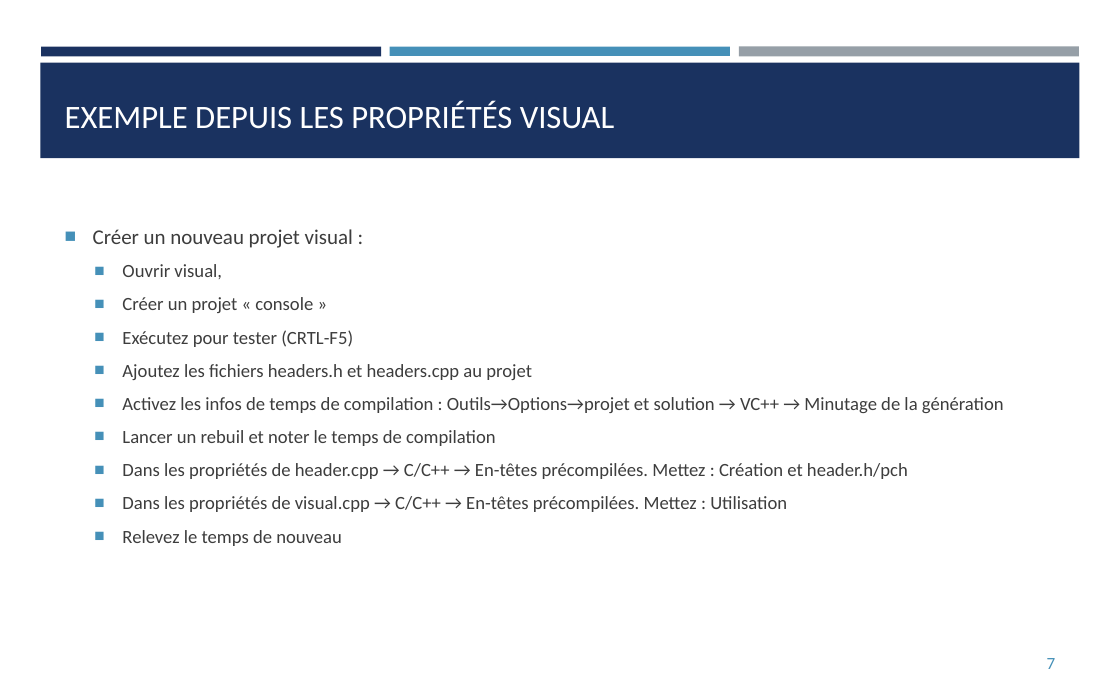
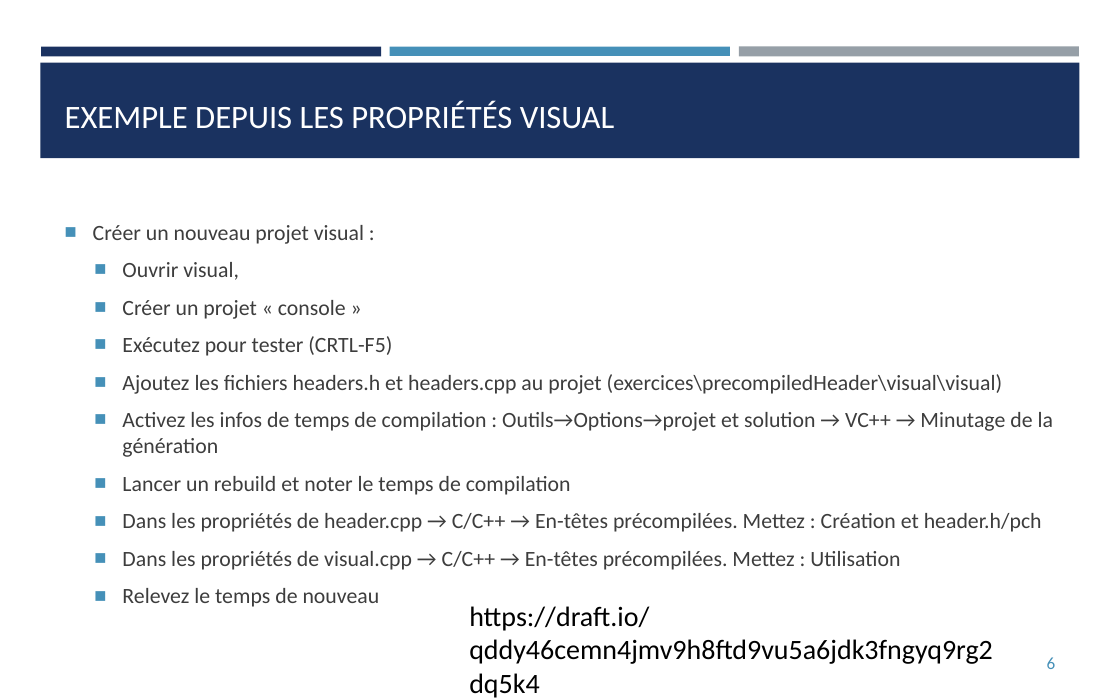
Before and after one commit to franckginguene/cpp_scalian, a slide deck: slide 6 of diapos/CPP_aprem.pptx (slide 7 before the commit). Drawn at 1120x700 pixels with LibreOffice and Linux fonts; fonts in the diff are those of the drawing. Boxes give left, top, right and bottom in pixels: in the first picture for what was removed or moved away, otherwise in the second. Text is boxed around its words. In the diff, an @@ line names an element or a change of style, - is before the commit and + after.

```diff
--- a/diapos/CPP_aprem.pptx
+++ b/diapos/CPP_aprem.pptx
@@ text at (93, 225, 1053, 607): size 13.5 to 14 pt in "Créer un nouveau projet visual :"; size 12 to 14 pt in "Ouvrir visual,", "Créer un projet « console »", "Exécutez pour tester (CRTL-F5)", "Activez les infos de temps de compilation ..." and 3 more places @@
@@ text at (122, 374, 1003, 394): text changed; size 12 to 14 pt @@
-  ■ Ajoutez les fichiers headers.h et headers.cpp au projet
+  ■ Ajoutez les fichiers headers.h et headers.cpp au projet (exercices\precompiledHeader\visual\visual)
@@ text at (122, 476, 571, 495): text changed; size 12 to 14 pt @@
-  ■ Lancer un rebuil et noter le temps de compilation
+  ■ Lancer un rebuild et noter le temps de compilation
@@ text added at (469, 606, 649, 631), 18 pt, text #000000 @@
+https://draft.io/qddy46cemn4jmv9h8ftd9vu5a6jdk3fngyq9rg2dq5k4
@@ page number at (1047, 657, 1056, 669): text changed @@
-7
+6
```
Also in this commit, not shown: 14 other slides changed, 2 slides added, 2 slides removed.
